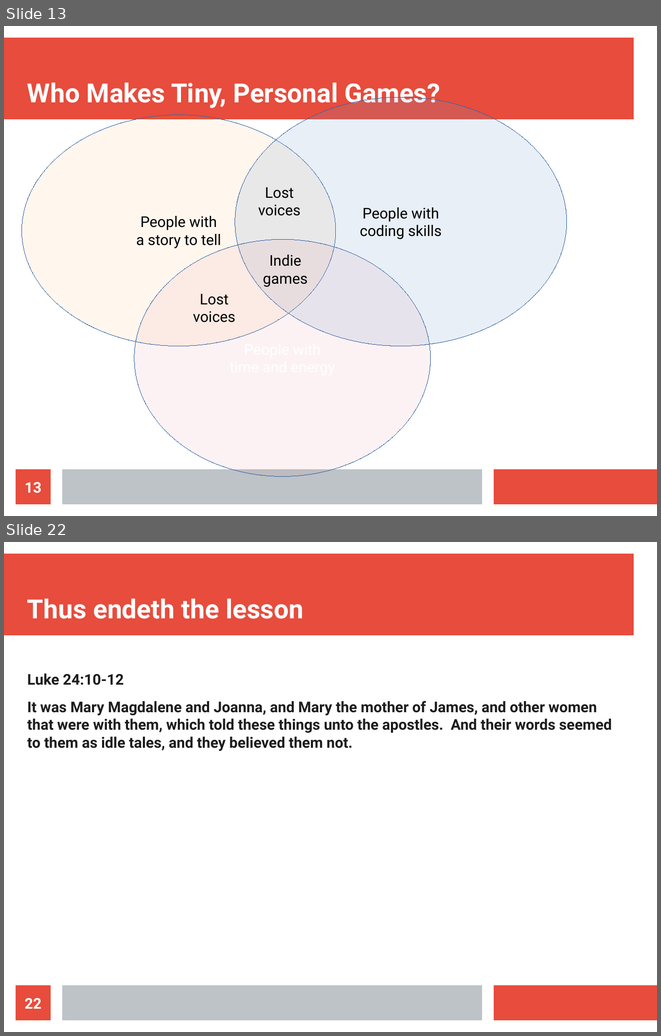
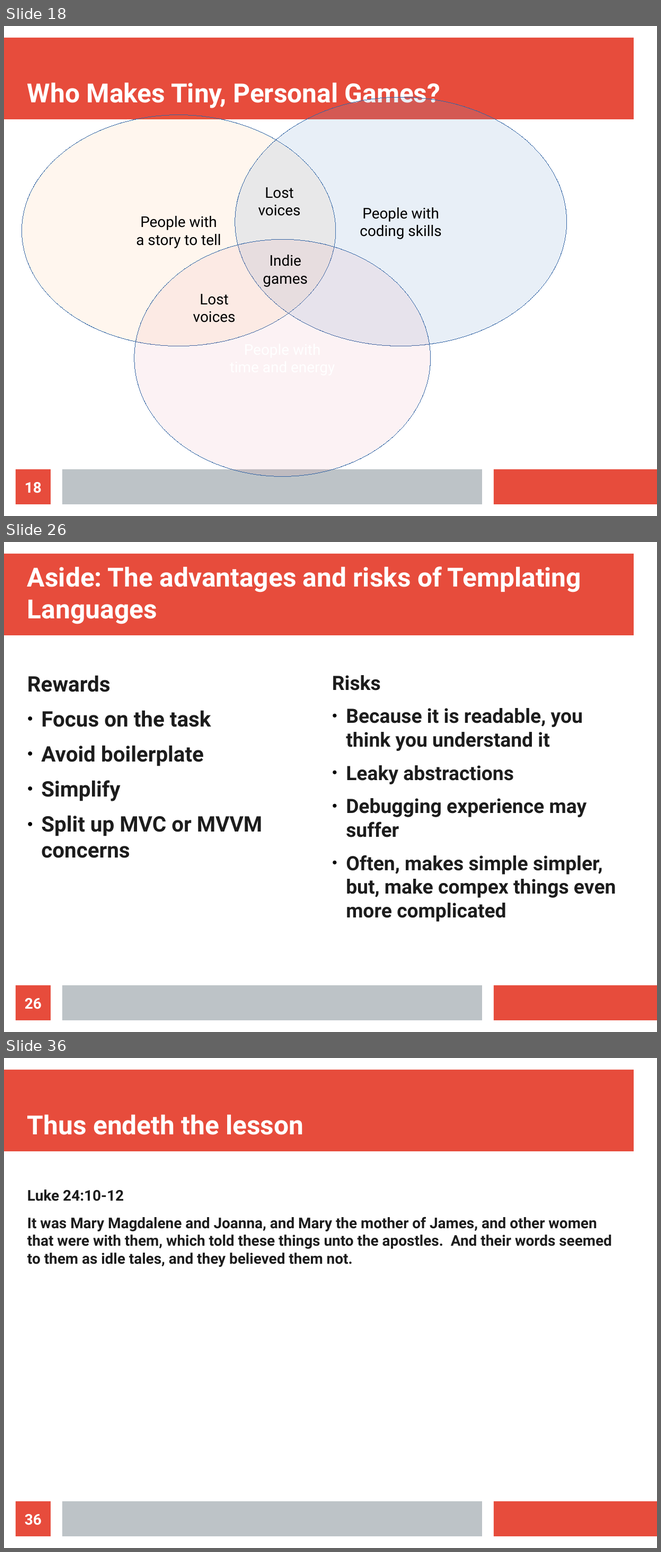
Before and after one commit to spk121/fosdem2019, a slide deck: ScriptingIF.odp. Shown one above the other, each under a label of ours: slides 13 and 22 before the commit, slides 18, 26 and 36 after it; the slides between them are not shown. The pictures are 661x1036 and 661x1552 pixels, drawn with LibreOffice and Linux fonts; fonts in the diff are those of the drawing. Boxes give left, top, right and bottom in pixels: in the first picture for what was removed or moved away, otherwise in the second. Text is boxed around its words. In the diff, an @@ line names an element or a change of style, - is before the commit and + after.

```diff
--- a/ScriptingIF.odp
+++ b/ScriptingIF.odp
@@ slide 26 added at bbox=[4, 542, 657, 1032], background #FFFFFF; not listed: 3 template elements that a slide beside it also shows @@
@@ title added at bbox=[27, 566, 581, 624], 32 pt, text #FFFFFF, bold @@
+Aside: The advantages and risks of Templating Languages
@@ text added at bbox=[27, 675, 262, 858], 26 pt, text #1C1C1C, bold @@
+Rewards
+● Focus on the task
+● Avoid boilerplate
+● Simplify
+● Split up MVC or MVVM concerns
@@ text added at bbox=[332, 675, 616, 921], 24.1 pt, text #1C1C1C, bold @@
+Risks
+● Because it is readable, you think you understand it
+● Leaky abstractions
+● Debugging experience may suffer
+● Often, makes simple simpler, but, make compex things even more complicated
@@ page number added at bbox=[16, 985, 51, 1020], fill #E74C3C, 18 pt, text #FFFFFF, bold @@
+26
@@ what was slide 13 is now slide 18 @@
@@ page number at bbox=[25, 482, 42, 493]: text changed @@
-13
+18
@@ what was slide 22 is now slide 36 @@
@@ page number at bbox=[25, 1514, 42, 1525]: text changed @@
-22
+36
```
Also in this commit, not shown: 11 slides changed, 15 other slides added, 2 slides removed, 7 other files.
